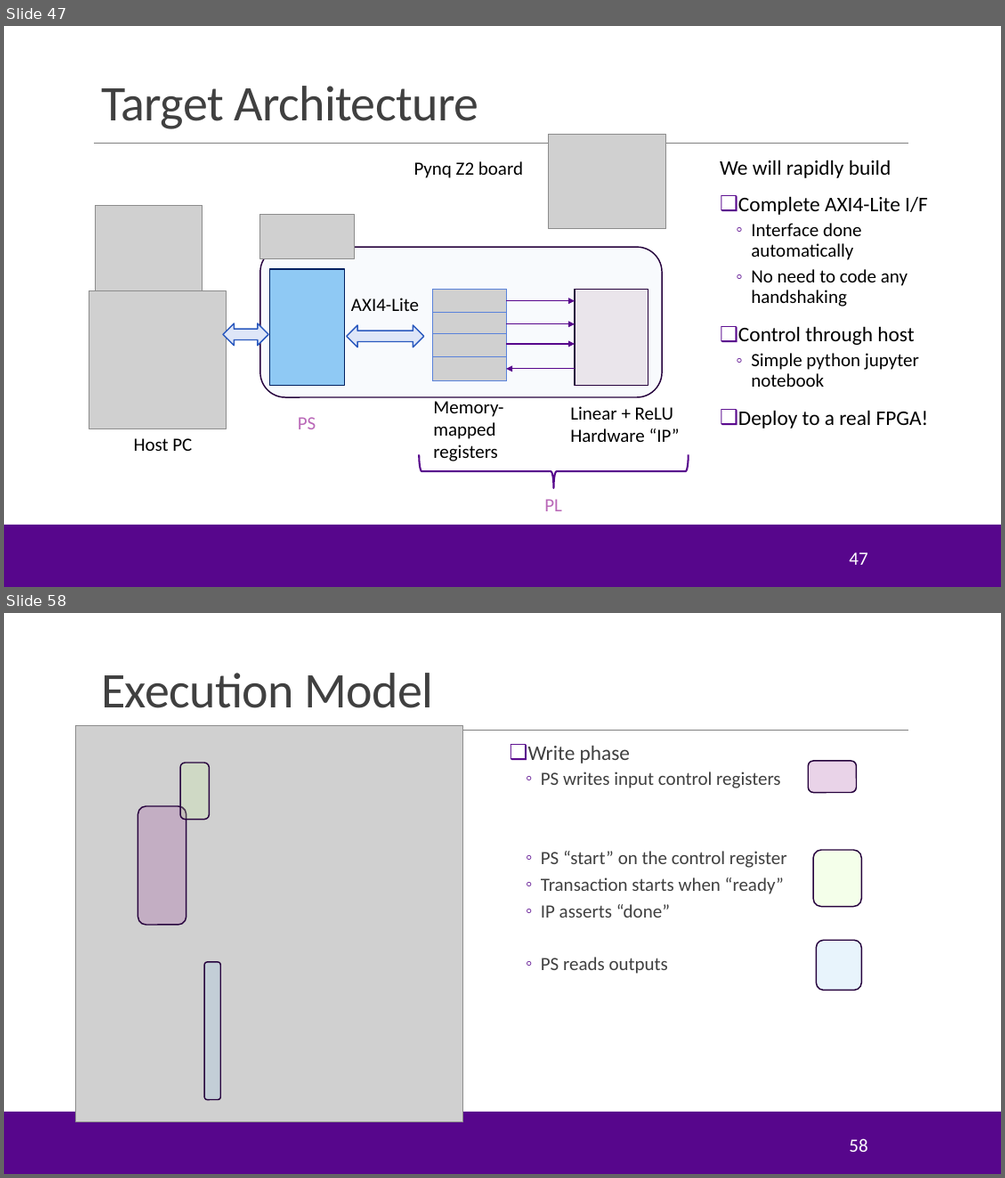
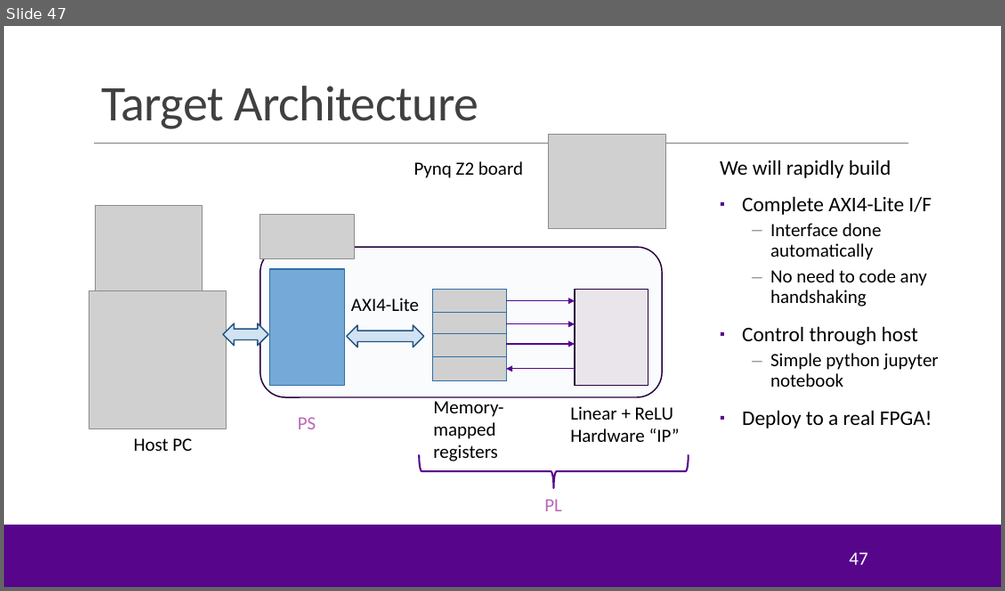
Before and after one commit to sdrangan/hwdesign, a slide deck: units/unit04_procif/procif.pptx. Shown one above the other, each under a label of ours: slides 47 and 58 before the commit, slide 47 after it; the slides between them are not shown. The pictures are 1005x1178 and 1005x591 pixels, drawn with LibreOffice and Linux fonts; fonts in the diff are those of the drawing; grey boxes stand for pictures; background and template pictures are left out. Boxes give left, top, right and bottom in pixels: in the first picture for what was removed or moved away, otherwise in the second. Text is boxed around its words. In the diff, an @@ line names an element or a change of style, - is before the commit and + after.

```diff
--- a/units/unit04_procif/procif.pptx
+++ b/units/unit04_procif/procif.pptx
@@ slide 58 removed at (4, 613, 1001, 1174), background #FFFFFF; not listed: 3 template elements that a slide beside it also shows @@
@@ title removed at (101, 673, 433, 708) @@
-Execution Model
@@ picture removed at (76, 726, 463, 1122) @@
@@ text removed at (528, 746, 787, 973) @@
-❑ Write phase
-  ◦ PS writes input control registers
-  ◦ PS “start” on the control register
-  ◦ Transaction starts when “ready”
-  ◦ IP asserts “done”
-  ◦ PS reads outputs
@@ rounded rectangle removed at (180, 763, 210, 819) @@
@@ rounded rectangle removed at (808, 761, 857, 793) @@
@@ rounded rectangle removed at (138, 806, 186, 925) @@
@@ rounded rectangle removed at (813, 850, 862, 907) @@
@@ rounded rectangle removed at (816, 940, 862, 989) @@
@@ rounded rectangle removed at (204, 962, 221, 1100) @@
@@ page number removed at (849, 1138, 867, 1151) @@
-58
@@ slide 47 changed as well @@
@@ text at (742, 196, 938, 428): bullet ❑ to ▪; bullet ◦ to –; bullet colour #57068C to #999999 @@
@@ rounded rectangle at (260, 247, 662, 397): fill #DEE6F8 at 20% opacity to #E3EDF6 at 20% opacity @@
@@ rectangle at (269, 269, 344, 385): fill #8FC9F4 to #75A9D8; outline #002060 1.25 pt to #2F6FA8 1.25 pt @@
@@ left right arrow at (223, 323, 268, 346): fill #DEE6F8 to #D1E2F2; outline #2958BE 1.25 pt to #23537E 1.25 pt @@
@@ left right arrow at (347, 325, 423, 346): fill #DEE6F8 to #D1E2F2; outline #2958BE 1.25 pt to #23537E 1.25 pt @@
```
Also in this commit, not shown: 6 other slides changed, 5 slides added, 12 other slides removed, 3 other files.
